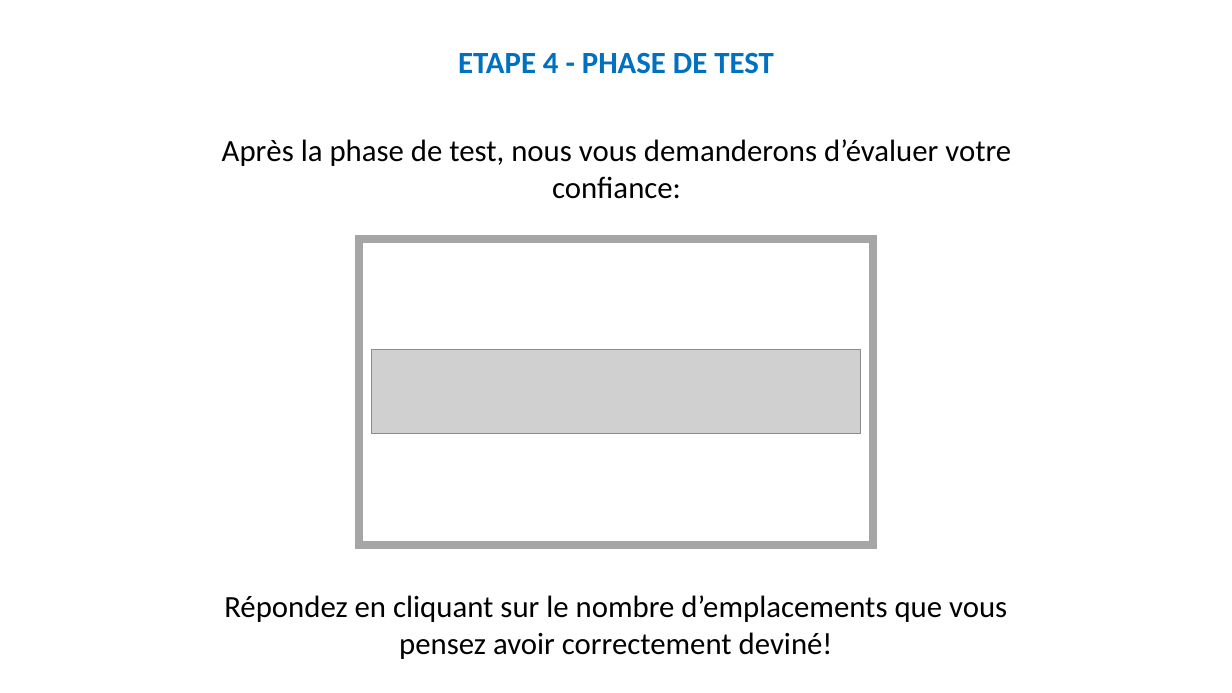
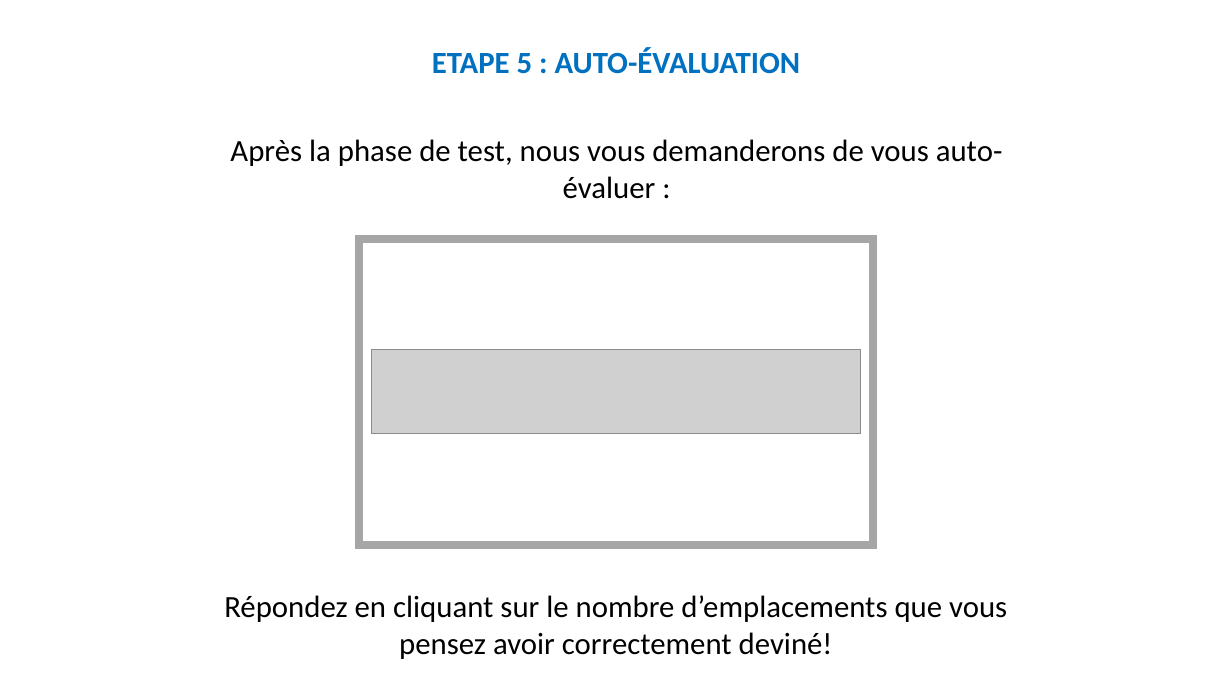
Before and after one commit to MBB-team/Online_Testing, a slide deck: slide 27 of src/SE_ELAN/Stimuli/Instructions.pptx. Drawn at 1232x693 pixels with LibreOffice and Linux fonts; fonts in the diff are those of the drawing; grey boxes stand for pictures. Boxes give left, top, right and bottom in pixels: in the first picture for what was removed or moved away, otherwise in the second. Text is boxed around its words. In the diff, an @@ line names an element or a change of style, - is before the commit and + after.

```diff
--- a/src/SE_ELAN/Stimuli/Instructions.pptx
+++ b/src/SE_ELAN/Stimuli/Instructions.pptx
@@ text at [432,48,801,74]: text changed @@
-ETAPE 4 - PHASE DE TEST
+ETAPE 5 : AUTO-ÉVALUATION
@@ text at [230,139,1003,199]: text changed @@
-Après la phase de test, nous vous demanderons d’évaluer votre confiance:
+Après la phase de test, nous vous demanderons de vous auto-évaluer :
```
Also in this commit, not shown: 25 other slides changed, 1 slide added, 2 other files.
